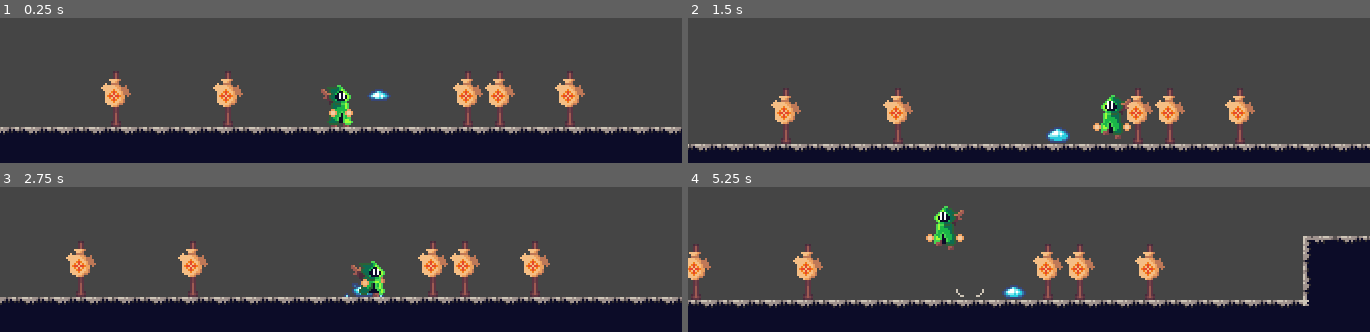
Above: before the commit, frames 1-4 (two rows, left to right).
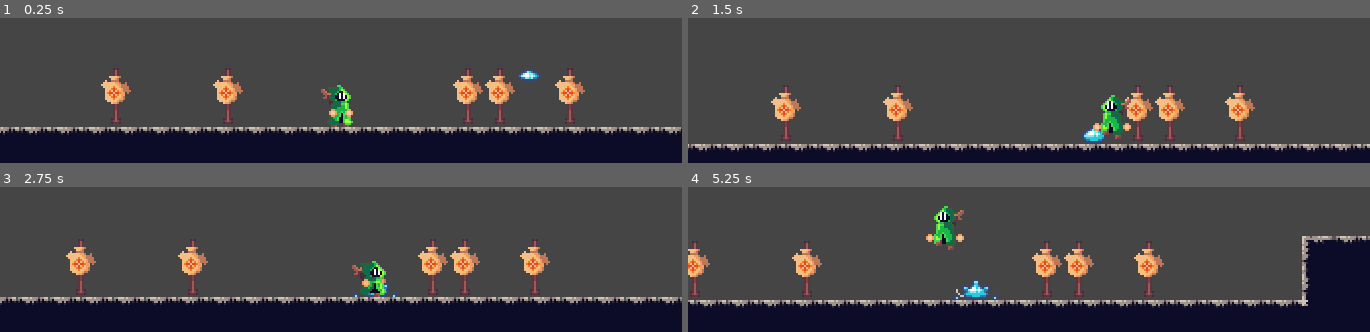
Above: after the commit, the same moments.

Repository: KrzysztofStaron/actionPlatformer
Game: Godot game, scene res://scenes/game.tscn
Same seed, same stepped clock (60 frames per second), same inputs: the game is played once before the commit and once after it.
Inputs (mouse positions are in pixels of both pictures, inside the frame that each line leads up to):
- Up to frame 1 (0.25 s): no input
- Up to frame 2 (1.5 s): move the mouse to (outside the picture) at 0.52 s; hold D (move_right) 0.53-1.28 s; hold Space (jump) 0.53-1.28 s; move the mouse to (outside the picture) at 1.27 s; hold A (move_left) from 1.28 s (still down); click (outside the picture) at 1.35 s
- Up to frame 3 (2.75 s): tap Space (jump) at 1.52, 1.55, 1.82, 2.3 s; move the mouse to (outside the picture) at 2.02 s; release A (move_left) at 2.03 s; hold D (move_right) from 2.03 s (still down); hold Ctrl (walk) from 2.03 s (still down)
- Up to frame 4 (5.25 s): move the mouse to (994, 217) at 2.77 s; release Ctrl (walk) at 2.78 s; tap Space (jump) at 2.85, 3.02, 3.32, 3.77, 3.8, 4.07, 4.52, 4.55, 4.82 s; move the mouse to (1233, 197) at 3.52 s; release D (move_right) at 3.53 s; press the mouse at (1233, 197) at 3.53 s; hold A (move_left) from 3.53 s (still down); move the mouse to (outside the picture) at 4.27 s; release the mouse at (outside the picture) at 4.28 s; tap Ctrl (walk) at 4.35 s; move the mouse to (outside the picture) at 5.02 s; hold Space (jump) from 5.03 s (still down)

The runs differ from the first frame. In frame 1, 2.8% of the frame differs, in the area x 14-86%, y 34-76%; in frame 2, 2.9%; in frame 3, 2.5%; in frame 4, 4.8%, in the area x 0-100%, y 33-84%.

Commit message:
better knockback

Diff:
--- a/enemies/base/enemyBase.gd
+++ b/enemies/base/enemyBase.gd
@@ -4,6 +4,7 @@
 onready var player = get_tree().get_nodes_in_group("player")[0]
 
 var grounded := false
+var dir := 0
 
 var gravitation : int
 var maxGravitation : int
@@ -40,6 +41,22 @@
 	if health <= 0:
 		anim.play("death")
 
+func _physics_process(delta: float) -> void:
+	if knockbackReduction == 999:
+		applyedKnockback = 0
+
+	applyedKnockback = move_toward(applyedKnockback, 0, knockbackReduction + 1 * delta)
+	if anim.get_current_animation() != "death":
+		if applyedKnockback == 0:
+			velocity.x = dir * speed * speedMultiplayer
+		else:
+			velocity.x = applyedKnockback
+	else:
+		applyedKnockback = move_toward(applyedKnockback, 0, knockbackReduction + 1 * delta)
+		velocity.x = applyedKnockback
+
+	velocity.x = move_and_slide(Vector2(velocity.x, 0)).x
+
 func takeDamage(dmg: int, knockback: float) -> void:
 	applyedKnockback = knockback
 	if anim.get_current_animation() != "death":
--- a/enemies/dummy/dummy.tscn
+++ b/enemies/dummy/dummy.tscn
@@ -1,16 +1,15 @@
-[gd_scene load_steps=12 format=2]
+[gd_scene load_steps=11 format=2]
 
 [ext_resource path="res://enemies/base/enemyBase.tscn" type="PackedScene" id=1]
 [ext_resource path="res://enemies/dummy/dummy.png" type="Texture" id=2]
 [ext_resource path="res://enemies/dummy/died.png" type="Texture" id=3]
 [ext_resource path="res://enemies/base/flash.tres" type="Shader" id=4]
-[ext_resource path="res://enemies/base/enemyBase.gd" type="Script" id=5]
 
 [sub_resource type="ShaderMaterial" id=7]
 resource_local_to_scene = true
 shader = ExtResource( 4 )
 shader_param/flashColor = Color( 1, 1, 1, 1 )
-shader_param/flash = 0.0
+shader_param/flash = 1.0
 
 [sub_resource type="CapsuleShape2D" id=8]
 radius = 5.0
@@ -275,15 +274,16 @@
 }
 
 [node name="dummy" instance=ExtResource( 1 )]
-script = ExtResource( 5 )
 maxHealth = 150
+knockbackReduction = 999
 
 [node name="Sprite" parent="." index="0"]
+self_modulate = Color( 1, 1, 1, 0.933333 )
 material = SubResource( 7 )
 texture = ExtResource( 3 )
 hframes = 3
 vframes = 3
-frame = 1
+frame = 8
 
 [node name="collision" parent="." index="1"]
 shape = SubResource( 8 )
--- a/enemies/slime/slime.gd
+++ b/enemies/slime/slime.gd
@@ -1,7 +1,4 @@
 extends Enemy
-
-var dir := 0
-
 
 func _ready() -> void:
 	if player.get_position() < get_position():
@@ -16,16 +13,6 @@
 		dir = 1
 
 	velocity.y = move_toward(velocity.y, maxGravitation, gravitation * delta)
-
-	applyedKnockback = move_toward(applyedKnockback, 0, knockbackReduction + 1 * delta)
-	if anim.get_current_animation() != "death":
-		if applyedKnockback == 0:
-			velocity.x = dir * speed * speedMultiplayer
-		else:
-			velocity.x = applyedKnockback
-	else:
-		applyedKnockback = move_toward(applyedKnockback, 0, knockbackReduction + 1 * delta)
-		velocity.x = applyedKnockback
 
 	velocity = move_and_slide(velocity)
 
--- a/enemies/slime/slime.tscn
+++ b/enemies/slime/slime.tscn
@@ -65,6 +65,18 @@
 "transitions": PoolRealArray( 1 ),
 "update": 0,
 "values": [ 8.0 ]
+}
+tracks/4/type = "value"
+tracks/4/path = NodePath("collision:shape")
+tracks/4/interp = 1
+tracks/4/loop_wrap = true
+tracks/4/imported = false
+tracks/4/enabled = true
+tracks/4/keys = {
+"times": PoolRealArray( 0 ),
+"transitions": PoolRealArray( 1 ),
+"update": 0,
+"values": [ SubResource( 9 ) ]
 }
 
 [sub_resource type="Animation" id=2]
@@ -120,7 +132,7 @@
 "values": [ 0, 1, 2, 3, 4, 5, 6 ]
 }
 tracks/4/type = "value"
-tracks/4/path = NodePath("AnimationPlayer:playback_speed")
+tracks/4/path = NodePath("atackbox/atackbox:polygon")
 tracks/4/interp = 1
 tracks/4/loop_wrap = true
 tracks/4/imported = false
@@ -128,49 +140,49 @@
 tracks/4/keys = {
 "times": PoolRealArray( 0 ),
 "transitions": PoolRealArray( 1 ),
-"update": 0,
-"values": [ 0.9 ]
-}
-tracks/5/type = "value"
-tracks/5/path = NodePath("atackbox/atackbox:polygon")
+"update": 1,
+"values": [ PoolVector2Array( 0, 4, -8, 9, -12, 13, -12, 17, 12, 17, 12, 13, 8, 9 ) ]
+}
+tracks/5/type = "method"
+tracks/5/path = NodePath(".")
 tracks/5/interp = 1
 tracks/5/loop_wrap = true
 tracks/5/imported = false
 tracks/5/enabled = true
 tracks/5/keys = {
-"times": PoolRealArray( 0 ),
-"transitions": PoolRealArray( 1 ),
-"update": 1,
-"values": [ PoolVector2Array( 0, 4, -8, 9, -12, 13, -12, 17, 12, 17, 12, 13, 8, 9 ) ]
-}
-tracks/6/type = "method"
-tracks/6/path = NodePath(".")
+"times": PoolRealArray( 0.3 ),
+"transitions": PoolRealArray( 1 ),
+"values": [ {
+"args": [  ],
+"method": "atack"
+} ]
+}
+tracks/6/type = "value"
+tracks/6/path = NodePath("collision:rotation_degrees")
 tracks/6/interp = 1
 tracks/6/loop_wrap = true
 tracks/6/imported = false
 tracks/6/enabled = true
 tracks/6/keys = {
-"times": PoolRealArray( 0.3 ),
-"transitions": PoolRealArray( 1 ),
-"values": [ {
-"args": [  ],
-"method": "atack"
-} ]
+"times": PoolRealArray( 0.15, 0.7 ),
+"transitions": PoolRealArray( 1, 1 ),
+"update": 1,
+"values": [ 90.0, 0.0 ]
 }
 tracks/7/type = "value"
-tracks/7/path = NodePath("collision:rotation_degrees")
+tracks/7/path = NodePath("collision:shape:radius")
 tracks/7/interp = 1
 tracks/7/loop_wrap = true
 tracks/7/imported = false
 tracks/7/enabled = true
 tracks/7/keys = {
-"times": PoolRealArray( 0.15, 0.7 ),
-"transitions": PoolRealArray( 1, 1 ),
-"update": 1,
-"values": [ 90.0, 0.0 ]
+"times": PoolRealArray( 0.15 ),
+"transitions": PoolRealArray( 1 ),
+"update": 0,
+"values": [ 4.85714 ]
 }
 tracks/8/type = "value"
-tracks/8/path = NodePath("collision:shape:radius")
+tracks/8/path = NodePath("collision:shape:height")
 tracks/8/interp = 1
 tracks/8/loop_wrap = true
 tracks/8/imported = false
@@ -179,50 +191,50 @@
 "times": PoolRealArray( 0.15 ),
 "transitions": PoolRealArray( 1 ),
 "update": 0,
-"values": [ 4.85714 ]
+"values": [ 2.28571 ]
 }
 tracks/9/type = "value"
-tracks/9/path = NodePath("collision:shape:height")
+tracks/9/path = NodePath(".:speedMultiplayer")
 tracks/9/interp = 1
 tracks/9/loop_wrap = true
 tracks/9/imported = false
 tracks/9/enabled = true
 tracks/9/keys = {
-"times": PoolRealArray( 0.15 ),
-"transitions": PoolRealArray( 1 ),
-"update": 0,
-"values": [ 2.28571 ]
+"times": PoolRealArray( 0 ),
+"transitions": PoolRealArray( 1 ),
+"update": 0,
+"values": [ 0.2 ]
 }
 tracks/10/type = "value"
-tracks/10/path = NodePath(".:speedMultiplayer")
+tracks/10/path = NodePath("collision:position")
 tracks/10/interp = 1
 tracks/10/loop_wrap = true
 tracks/10/imported = false
 tracks/10/enabled = true
 tracks/10/keys = {
-"times": PoolRealArray( 0 ),
-"transitions": PoolRealArray( 1 ),
-"update": 0,
-"values": [ 0.2 ]
+"times": PoolRealArray( 0.15, 0.7 ),
+"transitions": PoolRealArray( 1, 1 ),
+"update": 1,
+"values": [ Vector2( 0, 12.2 ), Vector2( 0, 11 ) ]
 }
 tracks/11/type = "value"
-tracks/11/path = NodePath("collision:position")
+tracks/11/path = NodePath("AnimationPlayer:playback_speed")
 tracks/11/interp = 1
 tracks/11/loop_wrap = true
 tracks/11/imported = false
 tracks/11/enabled = true
 tracks/11/keys = {
-"times": PoolRealArray( 0.15, 0.7 ),
-"transitions": PoolRealArray( 1, 1 ),
-"update": 1,
-"values": [ Vector2( 0, 12.2 ), Vector2( 0, 11 ) ]
+"times": PoolRealArray( 0 ),
+"transitions": PoolRealArray( 1 ),
+"update": 0,
+"values": [ 0.9 ]
 }
 
 [sub_resource type="Animation" id=3]
 resource_name = "death"
 length = 3.0
 tracks/0/type = "value"
-tracks/0/path = NodePath("AnimationPlayer:playback_speed")
+tracks/0/path = NodePath("Sprite:texture")
 tracks/0/interp = 1
 tracks/0/loop_wrap = true
 tracks/0/imported = false
@@ -230,11 +242,11 @@
 tracks/0/keys = {
 "times": PoolRealArray( 0 ),
 "transitions": PoolRealArray( 1 ),
-"update": 0,
-"values": [ 1.0 ]
+"update": 1,
+"values": [ ExtResource( 6 ) ]
 }
 tracks/1/type = "value"
-tracks/1/path = NodePath("Sprite:texture")
+tracks/1/path = NodePath("Sprite:hframes")
 tracks/1/interp = 1
 tracks/1/loop_wrap = true
 tracks/1/imported = false
@@ -243,10 +255,10 @@
 "times": PoolRealArray( 0 ),
 "transitions": PoolRealArray( 1 ),
 "update": 1,
-"values": [ ExtResource( 6 ) ]
+"values": [ 4 ]
 }
 tracks/2/type = "value"
-tracks/2/path = NodePath("Sprite:hframes")
+tracks/2/path = NodePath("Sprite:vframes")
 tracks/2/interp = 1
 tracks/2/loop_wrap = true
 tracks/2/imported = false
@@ -255,51 +267,39 @@
 "times": PoolRealArray( 0 ),
 "transitions": PoolRealArray( 1 ),
 "update": 1,
-"values": [ 4 ]
+"values": [ 3 ]
 }
 tracks/3/type = "value"
-tracks/3/path = NodePath("Sprite:vframes")
+tracks/3/path = NodePath("Sprite:frame")
 tracks/3/interp = 1
 tracks/3/loop_wrap = true
 tracks/3/imported = false
 tracks/3/enabled = true
 tracks/3/keys = {
-"times": PoolRealArray( 0 ),
-"transitions": PoolRealArray( 1 ),
-"update": 1,
-"values": [ 3 ]
+"times": PoolRealArray( 0, 0.1, 0.2, 0.3, 0.4, 0.5, 0.6, 0.7, 0.8, 0.9, 1 ),
+"transitions": PoolRealArray( 1, 1, 1, 1, 1, 1, 1, 1, 1, 1, 1 ),
+"update": 1,
+"values": [ 0, 1, 2, 3, 4, 5, 6, 7, 8, 9, 10 ]
 }
 tracks/4/type = "value"
-tracks/4/path = NodePath("Sprite:frame")
+tracks/4/path = NodePath("Sprite:self_modulate")
 tracks/4/interp = 1
 tracks/4/loop_wrap = true
 tracks/4/imported = false
 tracks/4/enabled = true
 tracks/4/keys = {
-"times": PoolRealArray( 0, 0.1, 0.2, 0.3, 0.4, 0.5, 0.6, 0.7, 0.8, 0.9, 1 ),
-"transitions": PoolRealArray( 1, 1, 1, 1, 1, 1, 1, 1, 1, 1, 1 ),
-"update": 1,
-"values": [ 0, 1, 2, 3, 4, 5, 6, 7, 8, 9, 10 ]
-}
-tracks/5/type = "value"
-tracks/5/path = NodePath("Sprite:self_modulate")
+"times": PoolRealArray( 1.5, 3 ),
+"transitions": PoolRealArray( 1, 1 ),
+"update": 0,
+"values": [ Color( 1, 1, 1, 1 ), Color( 1, 1, 1, 0 ) ]
+}
+tracks/5/type = "method"
+tracks/5/path = NodePath(".")
 tracks/5/interp = 1
 tracks/5/loop_wrap = true
 tracks/5/imported = false
 tracks/5/enabled = true
 tracks/5/keys = {
-"times": PoolRealArray( 1.5, 3 ),
-"transitions": PoolRealArray( 1, 1 ),
-"update": 0,
-"values": [ Color( 1, 1, 1, 1 ), Color( 1, 1, 1, 0 ) ]
-}
-tracks/6/type = "method"
-tracks/6/path = NodePath(".")
-tracks/6/interp = 1
-tracks/6/loop_wrap = true
-tracks/6/imported = false
-tracks/6/enabled = true
-tracks/6/keys = {
 "times": PoolRealArray( 0, 3 ),
 "transitions": PoolRealArray( 1, 1 ),
 "values": [ {
@@ -309,6 +309,18 @@
 "args": [  ],
 "method": "queue_free"
 } ]
+}
+tracks/6/type = "value"
+tracks/6/path = NodePath("AnimationPlayer:playback_speed")
+tracks/6/interp = 1
+tracks/6/loop_wrap = true
+tracks/6/imported = false
+tracks/6/enabled = true
+tracks/6/keys = {
+"times": PoolRealArray( 0 ),
+"transitions": PoolRealArray( 1 ),
+"update": 0,
+"values": [ 1.0 ]
 }
 
 [sub_resource type="Animation" id=4]
@@ -363,31 +375,31 @@
 "values": [ 0, 1, 2, 3, 4, 5, 6, 7, 8, 9 ]
 }
 tracks/4/type = "value"
-tracks/4/path = NodePath("AnimationPlayer:playback_speed")
+tracks/4/path = NodePath("collision:shape:radius")
 tracks/4/interp = 1
 tracks/4/loop_wrap = true
 tracks/4/imported = false
 tracks/4/enabled = true
 tracks/4/keys = {
-"times": PoolRealArray( 0 ),
-"transitions": PoolRealArray( 1 ),
-"update": 0,
-"values": [ 1.1 ]
+"times": PoolRealArray( 0, 0.35, 0.4, 0.85, 1 ),
+"transitions": PoolRealArray( 1, 1, 1, 1, 1 ),
+"update": 1,
+"values": [ 6.0, 2.0, 3.0, 5.0, 6.0 ]
 }
 tracks/5/type = "value"
-tracks/5/path = NodePath("collision:shape:radius")
+tracks/5/path = NodePath("collision:shape:height")
 tracks/5/interp = 1
 tracks/5/loop_wrap = true
 tracks/5/imported = false
 tracks/5/enabled = true
 tracks/5/keys = {
-"times": PoolRealArray( 0, 0.35, 0.4, 0.85, 1 ),
-"transitions": PoolRealArray( 1, 1, 1, 1, 1 ),
-"update": 1,
-"values": [ 6.0, 2.0, 3.0, 5.0, 6.0 ]
+"times": PoolRealArray( 0, 0.35, 0.4, 0.65, 0.7, 0.85, 1 ),
+"transitions": PoolRealArray( 1, 1, 1, 1, 1, 1, 1 ),
+"update": 1,
+"values": [ 0.0, 6.0, 8.0, 9.0, 7.0, 1.0, 0.0 ]
 }
 tracks/6/type = "value"
-tracks/6/path = NodePath("collision:shape:height")
+tracks/6/path = NodePath("collision:position")
 tracks/6/interp = 1
 tracks/6/loop_wrap = true
 tracks/6/imported = false
@@ -396,57 +408,57 @@
 "times": PoolRealArray( 0, 0.35, 0.4, 0.65, 0.7, 0.85, 1 ),
 "transitions": PoolRealArray( 1, 1, 1, 1, 1, 1, 1 ),
 "update": 1,
-"values": [ 0.0, 6.0, 8.0, 9.0, 7.0, 1.0, 0.0 ]
+"values": [ Vector2( 0, 11 ), Vector2( 0, 15 ), Vector2( 0, 10 ), Vector2( 0, 9.5 ), Vector2( 0, 10.5 ), Vector2( 0, 11.5 ), Vector2( 0, 11 ) ]
 }
 tracks/7/type = "value"
-tracks/7/path = NodePath("collision:position")
+tracks/7/path = NodePath("collision:rotation_degrees")
 tracks/7/interp = 1
 tracks/7/loop_wrap = true
 tracks/7/imported = false
 tracks/7/enabled = true
 tracks/7/keys = {
-"times": PoolRealArray( 0, 0.35, 0.4, 0.65, 0.7, 0.85, 1 ),
-"transitions": PoolRealArray( 1, 1, 1, 1, 1, 1, 1 ),
-"update": 1,
-"values": [ Vector2( 0, 11 ), Vector2( 0, 15 ), Vector2( 0, 10 ), Vector2( 0, 9.5 ), Vector2( 0, 10.5 ), Vector2( 0, 11.5 ), Vector2( 0, 11 ) ]
-}
-tracks/8/type = "value"
-tracks/8/path = NodePath("collision:rotation_degrees")
+"times": PoolRealArray( 0.1, 0.4 ),
+"transitions": PoolRealArray( 1, 1 ),
+"update": 1,
+"values": [ 90.0, 0.0 ]
+}
+tracks/8/type = "method"
+tracks/8/path = NodePath(".")
 tracks/8/interp = 1
 tracks/8/loop_wrap = true
 tracks/8/imported = false
 tracks/8/enabled = true
 tracks/8/keys = {
-"times": PoolRealArray( 0.1, 0.4 ),
-"transitions": PoolRealArray( 1, 1 ),
-"update": 1,
-"values": [ 90.0, 0.0 ]
-}
-tracks/9/type = "method"
-tracks/9/path = NodePath(".")
+"times": PoolRealArray( 0.4 ),
+"transitions": PoolRealArray( 1 ),
+"values": [ {
+"args": [  ],
+"method": "_jump"
+} ]
+}
+tracks/9/type = "value"
+tracks/9/path = NodePath(".:speedMultiplayer")
 tracks/9/interp = 1
 tracks/9/loop_wrap = true
 tracks/9/imported = false
 tracks/9/enabled = true
 tracks/9/keys = {
-"times": PoolRealArray( 0.4 ),
-"transitions": PoolRealArray( 1 ),
-"values": [ {
-"args": [  ],
-"method": "_jump"
-} ]
+"times": PoolRealArray( 0, 0.4 ),
+"transitions": PoolRealArray( 1, 1 ),
+"update": 1,
+"values": [ 0.2, 1.0 ]
 }
 tracks/10/type = "value"
-tracks/10/path = NodePath(".:speedMultiplayer")
+tracks/10/path = NodePath("AnimationPlayer:playback_speed")
 tracks/10/interp = 1
 tracks/10/loop_wrap = true
 tracks/10/imported = false
 tracks/10/enabled = true
 tracks/10/keys = {
-"times": PoolRealArray( -0.05, 0.4 ),
-"transitions": PoolRealArray( 1, 1 ),
-"update": 1,
-"values": [ 0.2, 1.0 ]
+"times": PoolRealArray( 0 ),
+"transitions": PoolRealArray( 1 ),
+"update": 0,
+"values": [ 1.0 ]
 }
 
 [sub_resource type="Animation" id=12]
@@ -502,7 +514,7 @@
 "values": [ 10, 11, 12, 13, 14 ]
 }
 tracks/4/type = "value"
-tracks/4/path = NodePath("AnimationPlayer:playback_speed")
+tracks/4/path = NodePath(".:speedMultiplayer")
 tracks/4/interp = 1
 tracks/4/loop_wrap = true
 tracks/4/imported = false
@@ -511,33 +523,45 @@
 "times": PoolRealArray( 0 ),
 "transitions": PoolRealArray( 1 ),
 "update": 0,
-"values": [ 1.8 ]
-}
-tracks/5/type = "method"
-tracks/5/path = NodePath("AnimationPlayer")
+"values": [ 0.1 ]
+}
+tracks/5/type = "value"
+tracks/5/path = NodePath("collision:shape")
 tracks/5/interp = 1
 tracks/5/loop_wrap = true
 tracks/5/imported = false
 tracks/5/enabled = true
 tracks/5/keys = {
-"times": PoolRealArray( 0.46 ),
-"transitions": PoolRealArray( 1 ),
-"values": [ {
-"args": [ "jump", -1, 1.0, false ],
-"method": "play"
-} ]
-}
-tracks/6/type = "value"
-tracks/6/path = NodePath(".:speedMultiplayer")
+"times": PoolRealArray( 0 ),
+"transitions": PoolRealArray( 1 ),
+"update": 1,
+"values": [ SubResource( 9 ) ]
+}
+tracks/6/type = "method"
+tracks/6/path = NodePath("AnimationPlayer")
 tracks/6/interp = 1
 tracks/6/loop_wrap = true
 tracks/6/imported = false
 tracks/6/enabled = true
 tracks/6/keys = {
-"times": PoolRealArray( 0 ),
-"transitions": PoolRealArray( 1 ),
-"update": 0,
-"values": [ 0.1 ]
+"times": PoolRealArray( 0.5 ),
+"transitions": PoolRealArray( 1 ),
+"values": [ {
+"args": [ "jump", -1, 1.0, false ],
+"method": "play"
+} ]
+}
+tracks/7/type = "value"
+tracks/7/path = NodePath("AnimationPlayer:playback_speed")
+tracks/7/interp = 1
+tracks/7/loop_wrap = true
+tracks/7/imported = false
+tracks/7/enabled = true
+tracks/7/keys = {
+"times": PoolRealArray( 0 ),
+"transitions": PoolRealArray( 1 ),
+"update": 0,
+"values": [ 1.2 ]
 }
 
 [node name="slime" instance=ExtResource( 1 )]
@@ -546,7 +570,7 @@
 script = ExtResource( 2 )
 maxHealth = 100
 speed = 40
-speedMultiplayer = 0.2
+speedMultiplayer = 0.1
 jumpHeight = -120
 knockbackReduction = 1
 atackDamage = 25
@@ -554,10 +578,10 @@
 [node name="Sprite" parent="." index="0"]
 material = SubResource( 13 )
 position = Vector2( 0, 4 )
-texture = ExtResource( 5 )
-hframes = 3
-vframes = 3
-frame = 3
+texture = ExtResource( 3 )
+hframes = 4
+vframes = 4
+frame = 10
 region_rect = Rect2( 6.66583, 14.3943, 0.144131, 0.158957 )
 
 [node name="collision" parent="." index="1"]
@@ -569,7 +593,7 @@
 
 [node name="AnimationPlayer" parent="." index="4"]
 autoplay = "jump"
-playback_speed = 0.9
+playback_speed = 1.2
 anims/RESET = SubResource( 14 )
 anims/atack = SubResource( 2 )
 anims/death = SubResource( 3 )
--- a/player/player.tscn
+++ b/player/player.tscn
@@ -257,18 +257,6 @@
 "transitions": PoolRealArray( 1, 1, 1, 1 ),
 "update": 1,
 "values": [ 0, 1, 2, 3 ]
-}
-tracks/4/type = "value"
-tracks/4/path = NodePath("data/move:speedMultiplayer")
-tracks/4/interp = 1
-tracks/4/loop_wrap = true
-tracks/4/imported = false
-tracks/4/enabled = true
-tracks/4/keys = {
-"times": PoolRealArray( 0 ),
-"transitions": PoolRealArray( 1 ),
-"update": 0,
-"values": [ 0.1 ]
 }
 
 [sub_resource type="Animation" id=58]
--- a/scenes/game.tscn
+++ b/scenes/game.tscn
@@ -28,10 +28,6 @@
 editor_draw_drag_margin = true
 
 [node name="shake" parent="player/camera" instance=ExtResource( 5 )]
-
-[node name="slime" parent="." instance=ExtResource( 6 )]
-position = Vector2( 166, 152 )
-collision_mask = 5
 
 [node name="dummies" type="Node2D" parent="."]
 position = Vector2( 0, 5 )
@@ -65,3 +61,6 @@
 
 [node name="WorldEnvironment" type="WorldEnvironment" parent="."]
 environment = ExtResource( 1 )
+
+[node name="slime" parent="." instance=ExtResource( 6 )]
+position = Vector2( 243, 142 )
